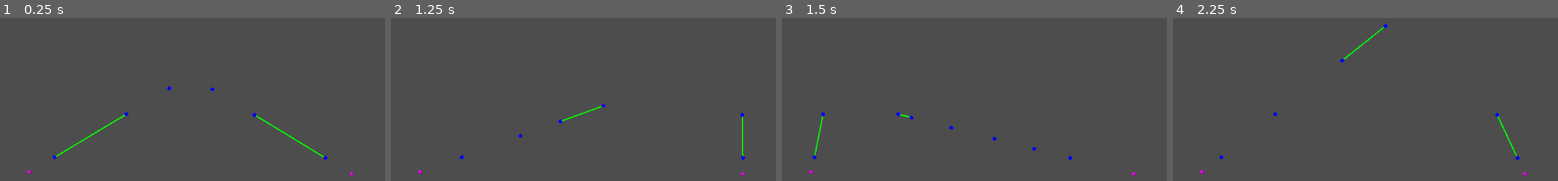
Above: before the commit, frames 1-4 (left to right).
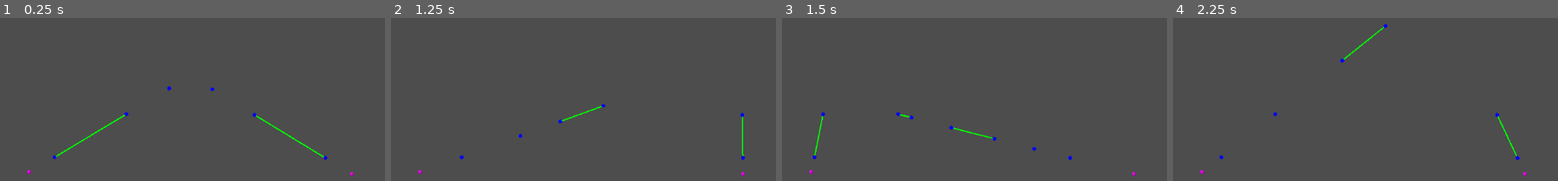
Above: after the commit, the same moments.

Repository: CaptainTriton10/ionising-radiation-simulator
Game: Godot game, scene res://main.tscn
Same seed, same stepped clock (60 frames per second), same inputs: the game is played once before the commit and once after it.
Inputs (mouse positions are in pixels of both pictures, inside the frame that each line leads up to):
- Up to frame 1 (0.25 s): no input
- Up to frame 2 (1.25 s): tap Enter at 0.5 s; move the mouse to (741, 55) at 0.52 s
- Up to frame 3 (1.5 s): tap Space at 1.25 s; move the mouse to (828, 96) at 1.27 s
- Up to frame 4 (2.25 s): tap Enter at 2 s; move the mouse to (outside the picture) at 2.02 s

Frames 1-2 are identical in both runs. In frame 3, 0.1% of the frame differs, in the area x 44-55%, y 67-75%; in frame 4, nothing differs.

Commit message:
feat: realistic rad source values

Diff:
--- /dev/null
+++ b/Instances/rad_source.gd
@@ -0,0 +1,20 @@
+extends Marker2D
+
+@export var activity: float
+
+func ln(x: float) -> float:
+	var e = exp(1)
+
+	return log(x) / log(e)
+
+# Called when the node enters the scene tree for the first time.
+func _ready() -> void:
+	var half_life: float = self.get_meta("half_life")
+	var molar_mass: int = self.get_meta("element")
+	var mass: float = self.get_meta("mass")
+
+	var nuclei = 6.022E23 * (mass / molar_mass)
+
+	activity = nuclei * (ln(2) / half_life)
+
+	print(ln(2))
--- a/Instances/rad_source.tscn
+++ b/Instances/rad_source.tscn
@@ -1,8 +1,14 @@
-[gd_scene load_steps=2 format=3 uid="uid://dmh0ydg0twgub"]
+[gd_scene load_steps=3 format=3 uid="uid://dmh0ydg0twgub"]
+
+[ext_resource type="Script" uid="uid://cplvjk0hc4nec" path="res://Instances/rad_source.gd" id="1_8pbgm"]
 
 [sub_resource type="PlaceholderTexture2D" id="PlaceholderTexture2D_m60qx"]
 
 [node name="RadSource" type="Marker2D" groups=["rad_source"]]
+script = ExtResource("1_8pbgm")
+metadata/half_life = 6700000000000.0
+metadata/mass = 5.0
+metadata/element = 99
 
 [node name="Sprite2D" type="Sprite2D" parent="."]
 scale = Vector2(5, 5)
--- a/detector.gd
+++ b/detector.gd
@@ -47,12 +47,14 @@
 
 		# It's actually an Tuple[Array, Array], but that's between you and me
 		var hits: Array = get_rad_source_path(space_state, rad_source.global_position)
+		var distance = calculate_distance(rad_source.global_position)
 
 		# Calculates the stopping power of the objects in between the detector and rad source
-		var obstruction_power = get_obstruction_power(hits[0], hits[1], rad_source.global_position)
+		var obstruction_power = get_obstruction_power(hits[0], hits[1])
+		var efficiency = 0.0001
 
 		# Calculates the total activity as a measure of the average period in between particle emissions
-		activity += obstruction_power
+		activity += (rad_source.activity * efficiency * obstruction_power) / distance**2
 
 	return 50 / (activity + environment.background_rad)
 
@@ -120,25 +122,25 @@
 
 	return [hit_objects, hit_objects2]
 
-# Get the total 'strength' of the obstructions in between the rad source and detector
-# Accounts for material density, thickness and distance to rad source
-func get_obstruction_power(obstructions1: Array, obstructions2: Array, rad_source: Vector2) -> float:
-	var total_power: float = 0
-
+func calculate_distance(rad_source: Vector2):
 	# Simple pythag to calculate the distance from the detector to the rad source
 	var a = global_position.x - rad_source.x
 	var b = global_position.y - rad_source.y
 
-	# Use the inverse square law for power attenuation
-	var distance_power = 5000 / sqrt(a ** 2 + b ** 2) ** 0.5
+	var distance = sqrt(a ** 2 + b ** 2)
 
+	return distance
+
+# Get the total 'strength' of the obstructions in between the rad source and detector
+# Accounts for material density, thickness and distance to rad source
+func get_obstruction_power(obstructions1: Array, obstructions2: Array) -> float:
 	# If arrays are different sizes, remove last element of 2nd array (detector is clipping)
 	if len(obstructions1) != len(obstructions2):
 		obstructions2.remove_at(len(obstructions2) - 1)
 
 	# If no objects hit, just use the distance
 	if obstructions1.is_empty() and obstructions2.is_empty():
-		return distance_power
+		return 1
 
 	# 2nd array is backwards so it must be reversed
 	obstructions2.reverse()
@@ -149,10 +151,11 @@
 		obstructions.append([obstructions1[j].position, obstructions2[j].position, obstructions1[j].collider])
 
 	var total_thickness = 0
+	var reduction_multiplier
 
 	for obstruction in obstructions:
-		a = obstruction[0].x - obstruction[1].x
-		b = obstruction[0].y - obstruction[1].y
+		var a = obstruction[0].x - obstruction[1].x
+		var b = obstruction[0].y - obstruction[1].y
 
 		debug_obstructions.append([obstruction[0], obstruction[1]])
 
@@ -163,8 +166,6 @@
 		if lambda == 0:
 			return 0
 
-		var reduction_multiplier = exp(-(total_thickness / 650) / lambda)
+		reduction_multiplier = exp(-(total_thickness / 650) / lambda)
 
-		total_power += distance_power * reduction_multiplier
-
-	return total_power
+	return reduction_multiplier
--- a/main.tscn
+++ b/main.tscn
@@ -14,7 +14,7 @@
 [node name="Barrier" parent="." instance=ExtResource("4_1bvp3")]
 position = Vector2(323.00006, 419)
 scale = Vector2(15.692694, 3.4168868)
-metadata/lambda = 0.0
+metadata/lambda = 0.05
 
 [node name="Barrier3" parent="." instance=ExtResource("4_1bvp3")]
 position = Vector2(577, 328.99994)
@@ -32,3 +32,6 @@
 
 [node name="RadSource2" parent="." instance=ExtResource("5_lquwl")]
 position = Vector2(832, 480)
+metadata/half_life = 328320.0
+metadata/mass = 0.01
+metadata/element = 222
Not shown, added: Instances/rad_source.gd.uid
